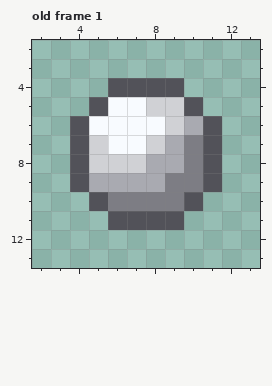
One commit to this pixel-art file: _Data/Gameplay/Mat_Doll.aseprite. This is how it looked before the edit.
16x16 pixels, 4 frames. Shown: old frame 1: x 2..13, y 2..13. The commit also changed other frames, which this record leaves out.
After the commit:
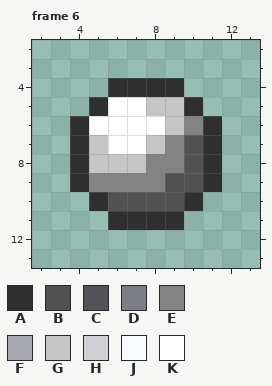
Palette (. is transparent): A #2f2f2f  B #515151  C #525259  D #7d7d84  E #838383  F #a9aab1  G #c5c5c5  H #d0d1d5  J #f8fbff  K #ffffff
A new or re-ordered frame is compared with the old frame closest to it.
The edit:
frames 4 -> 9
Changed rows in their new state; - is an unchanged pixel.
Frame 6 is new; against old frame 1, layer "Layer 1":
first column x 4:
 4 --AAAA--
 5 -AKKGGA-
 6 AKKKKGEA
 7 AGKKGEBA
 8 AGGGEEBA
 9 AEEEEBBA
10 -ABBBBA-
11 --AAAA--
Boxes around the changes in both pictures, in picture pixels (x1, y1, x2, y2):
changed: (70, 78, 222, 230)
